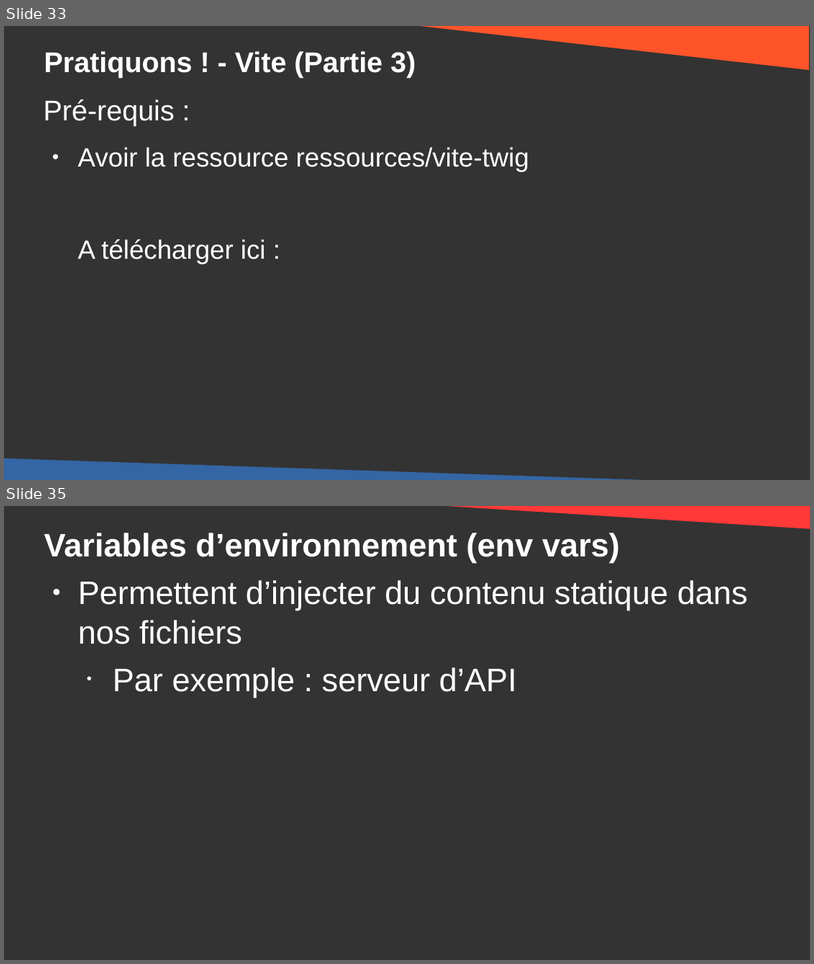
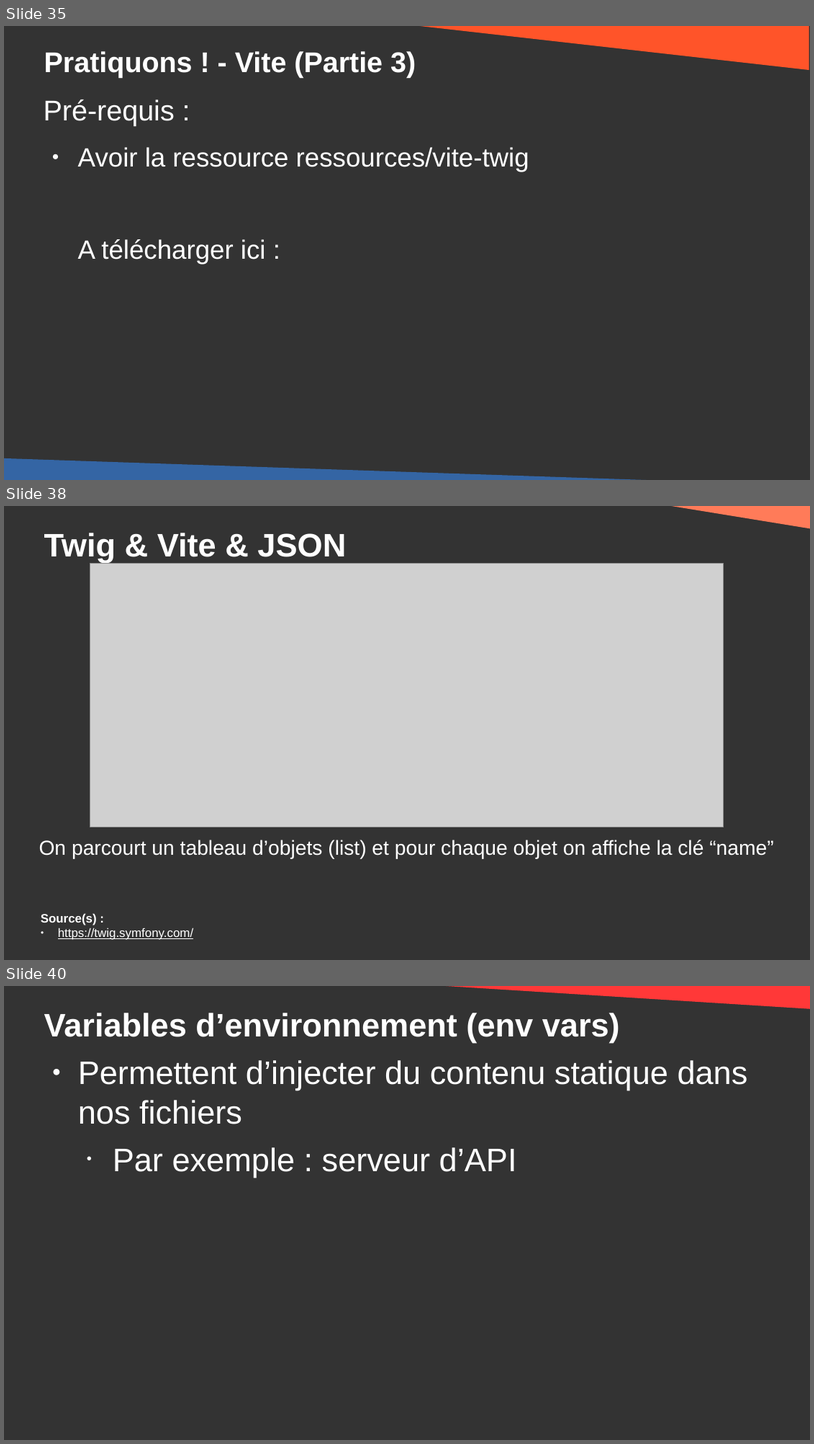
Before and after one commit to DanYellow/cours, a slide deck: developpement-front-s5/travaux-pratiques/numero-4/presentation.odp. Shown one above the other, each under a label of ours: slides 33 and 35 before the commit, slides 35, 38 and 40 after it; the slides between them are not shown. The pictures are 814x964 and 814x1444 pixels, drawn with LibreOffice and Linux fonts; fonts in the diff are those of the drawing; grey boxes stand for pictures. Boxes give left, top, right and bottom in pixels: in the first picture for what was removed or moved away, otherwise in the second. Text is boxed around its words. In the diff, an @@ line names an element or a change of style, - is before the commit and + after.

```diff
--- a/developpement-front-s5/travaux-pratiques/numero-4/presentation.odp
+++ b/developpement-front-s5/travaux-pratiques/numero-4/presentation.odp
@@ slide 38 added at [4,506,810,960], background #333333 @@
@@ right triangle added at [652,506,810,529], fill #FF7B59 @@
@@ title added at [44,533,346,562], 32 pt, text #FFFFFF, bold @@
+Twig & Vite & JSON
@@ picture added at [90,564,724,827] @@
@@ text added at [39,839,774,859], 20 pt, text #FFFFFF @@
+On parcourt un tableau d’objets (list) et pour chaque objet on affiche la clé “name”
@@ text added at [41,913,193,939], 12 pt, text #FFFFFF, underline @@
+Source(s) :
+● https://twig.symfony.com/
@@ what was slide 33 is now slide 35 @@
@@ what was slide 35 is now slide 40 @@
```
Also in this commit, not shown: 2 slides changed, 5 other slides added, 1 slide removed, 3 other files.
